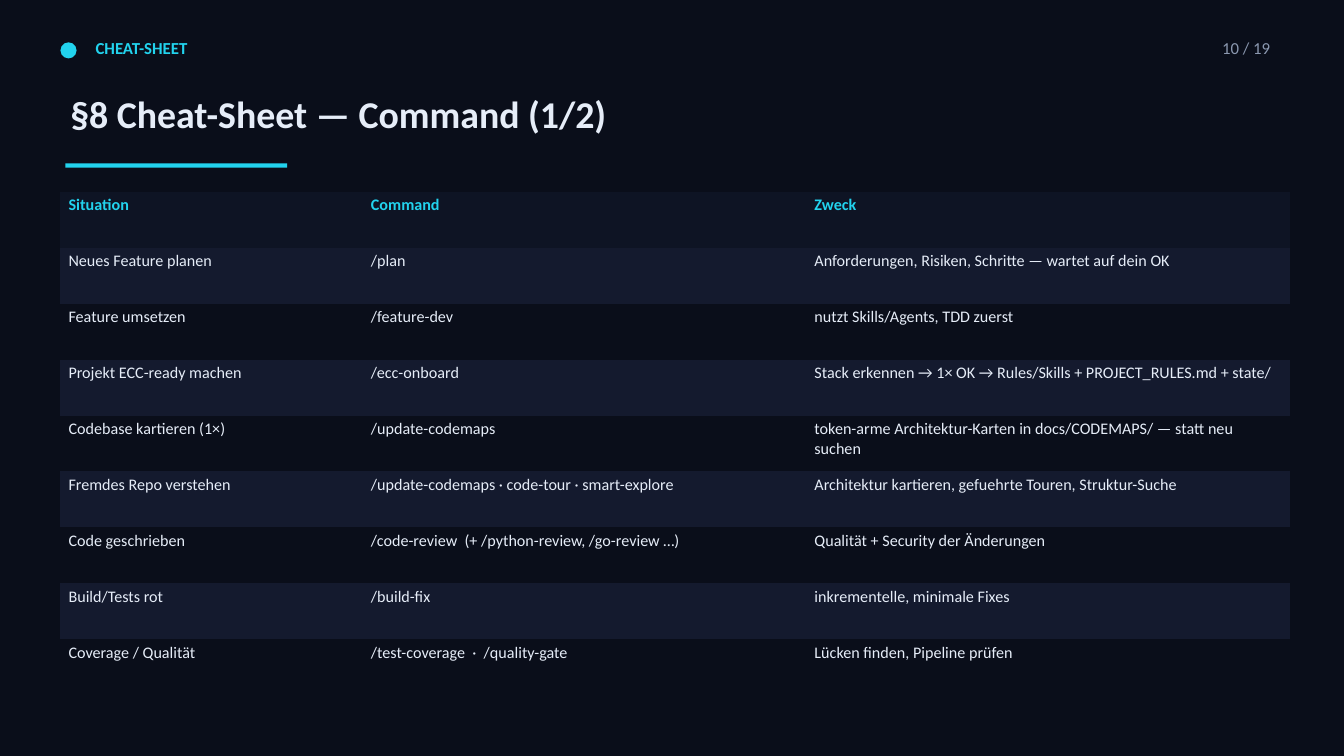
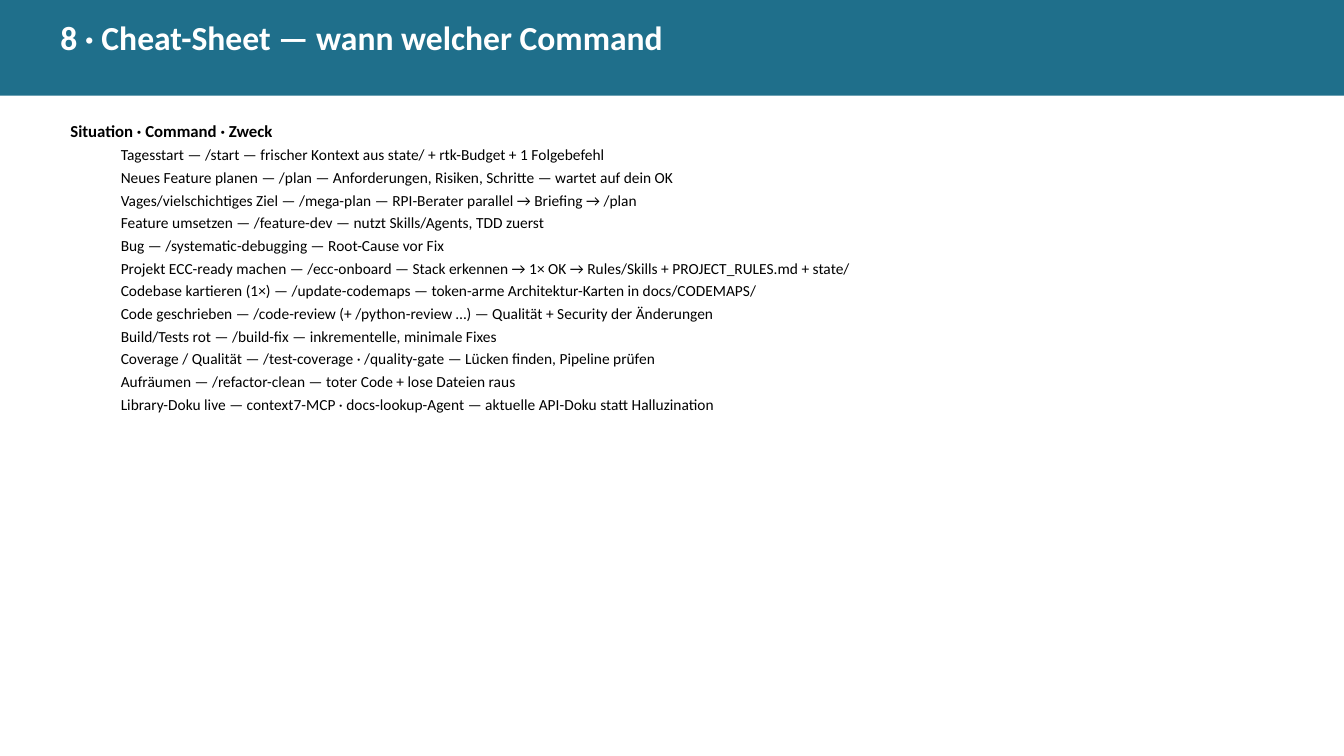
Before and after one commit to Paulee8155/Claude-Code-BestPractice, a slide deck: slide 13 of docs/ECC-Harness-Guide.de.pptx (slide 11 before the commit). Drawn at 1344x756 pixels with LibreOffice and Linux fonts; fonts in the diff are those of the drawing. Boxes give left, top, right and bottom in pixels: in the first picture for what was removed or moved away, otherwise in the second. Text is boxed around its words. In the diff, an @@ line names an element or a change of style, - is before the commit and + after.

```diff
--- a/docs/ECC-Harness-Guide.de.pptx
+++ b/docs/ECC-Harness-Guide.de.pptx
@@ background #0A0E1A to #FFFFFF @@
@@ rectangle added at (0, 0, 1344, 96), fill #1F6F8B @@
@@ text at (60, 26, 663, 51): text changed; size 27 to 24 pt; text colour #E6EDF8 to #FFFFFF @@
-§8 Cheat-Sheet — Command (1/2)
+8 · Cheat-Sheet — wann welcher Command
@@ ellipse removed at (60, 42, 77, 58) @@
@@ text removed at (96, 43, 188, 54) @@
-CHEAT-SHEET
@@ text removed at (1222, 43, 1270, 54) @@
-10 / 19
@@ text added at (70, 125, 850, 413), 11 pt, text #000000 @@
+Situation · Command · Zweck
+  Tagesstart — /start — frischer Kontext aus state/ + rtk-Budget + 1 Folgebefehl
+  Neues Feature planen — /plan — Anforderungen, Risiken, Schritte — wartet auf dein OK
+  Vages/vielschichtiges Ziel — /mega-plan — RPI-Berater parallel → Briefing → /plan
+  Feature umsetzen — /feature-dev — nutzt Skills/Agents, TDD zuerst
+  Bug — /systematic-debugging — Root-Cause vor Fix
+  Projekt ECC-ready machen — /ecc-onboard — Stack erkennen → 1× OK → Rules/Skills + PROJECT_RULES.md + state/
+  Codebase kartieren (1×) — /update-codemaps — token-arme Architektur-Karten in docs/CODEMAPS/
+  Code geschrieben — /code-review (+ /python-review …) — Qualität + Security der Änderungen
+  Build/Tests rot — /build-fix — inkrementelle, minimale Fixes
+  Coverage / Qualität — /test-coverage · /quality-gate — Lücken finden, Pipeline prüfen
+  Aufräumen — /refactor-clean — toter Code + lose Dateien raus
+  Library-Doku live — context7-MCP · docs-lookup-Agent — aktuelle API-Doku statt Halluzination
@@ rectangle removed at (66, 163, 287, 167) @@
@@ table removed at (60, 192, 1291, 696), 9 rows, 3 columns @@
-Situation | Command | Zweck
-Neues Feature planen | /plan | Anforderungen, Risiken, Schritte — wartet auf dein OK
-Feature umsetzen | /feature-dev | nutzt Skills/Agents, TDD zuerst
-Projekt ECC-ready machen | /ecc-onboard | Stack erkennen → 1× OK → Rules/Skills + PROJECT_RULES.md + state/
-Codebase kartieren (1×) | /update-codemaps | token-arme Architektur-Karten in docs/CODEMAPS/ — statt neu suchen
-Fremdes Repo verstehen | /update-codemaps · code-tour · smart-explore | Architektur kartieren, gefuehrte Touren, Struktur-Suche
-Code geschrieben | /code-review (+ /python-review, /go-review …) | Qualität + Security der Änderungen
-Build/Tests rot | /build-fix | inkrementelle, minimale Fixes
-Coverage / Qualität | /test-coverage · /quality-gate | Lücken finden, Pipeline prüfen
```
Also in this commit, not shown: 13 other slides changed, 15 slides added, 7 slides removed, 10 other files.
